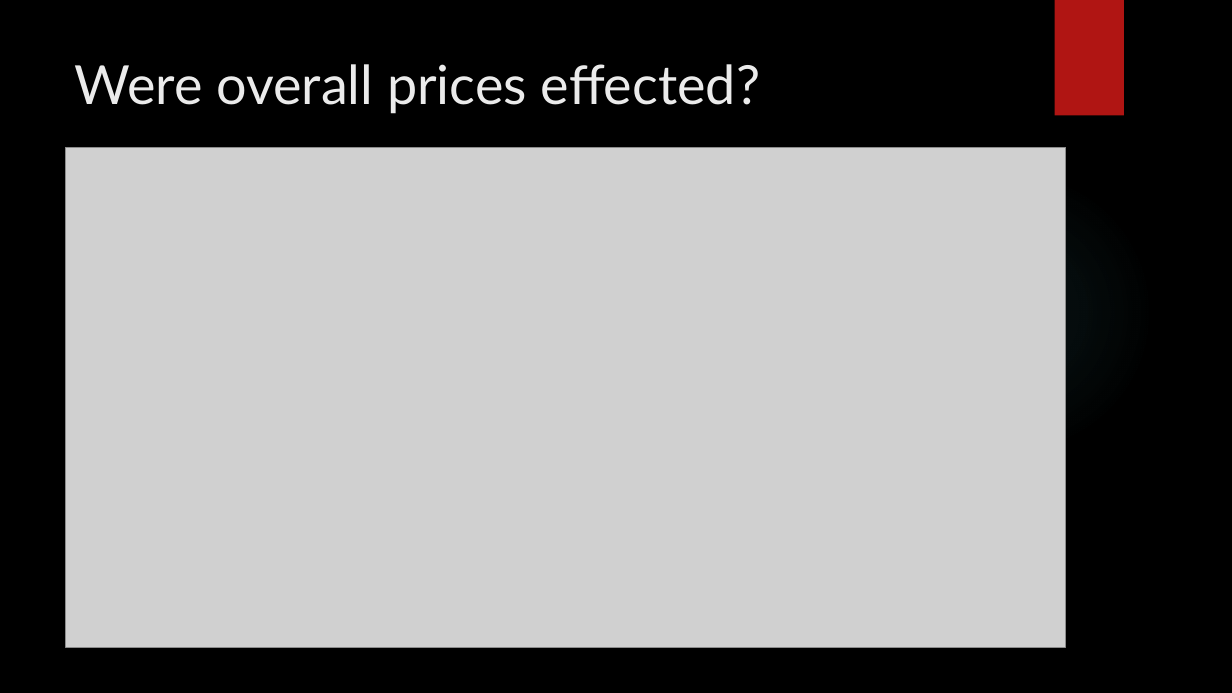
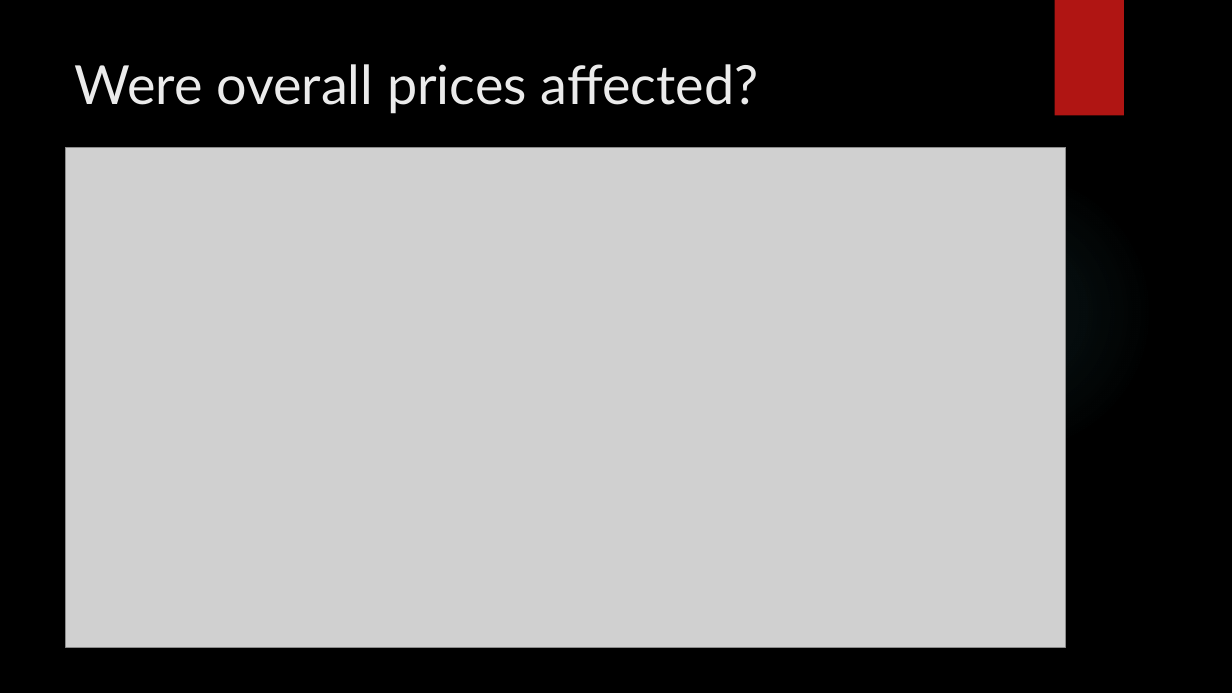
Before and after one commit to T800-101A/Impact_Vehicule_COVID-19, a slide deck: slide 4 of Project 1 Presentation .pptx. Drawn at 1232x693 pixels with LibreOffice and Linux fonts; fonts in the diff are those of the drawing; grey boxes stand for pictures; background and template pictures are left out. Boxes give left, top, right and bottom in pixels: in the first picture for what was removed or moved away, otherwise in the second. Text is boxed around its words. In the diff, an @@ line names an element or a change of style, - is before the commit and + after.

Commit message:
changed a pp slide

```diff
--- a/Project 1 Presentation .pptx
+++ b/Project 1 Presentation .pptx
@@ title at [75, 64, 758, 114]: text changed @@
-Were overall prices effected?
+Were overall prices affected?
```
